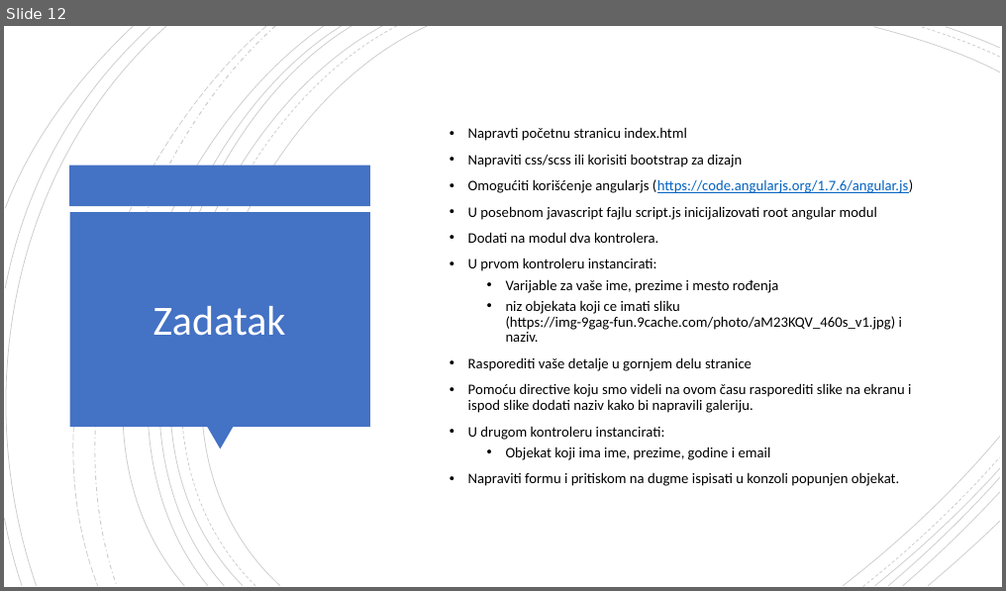
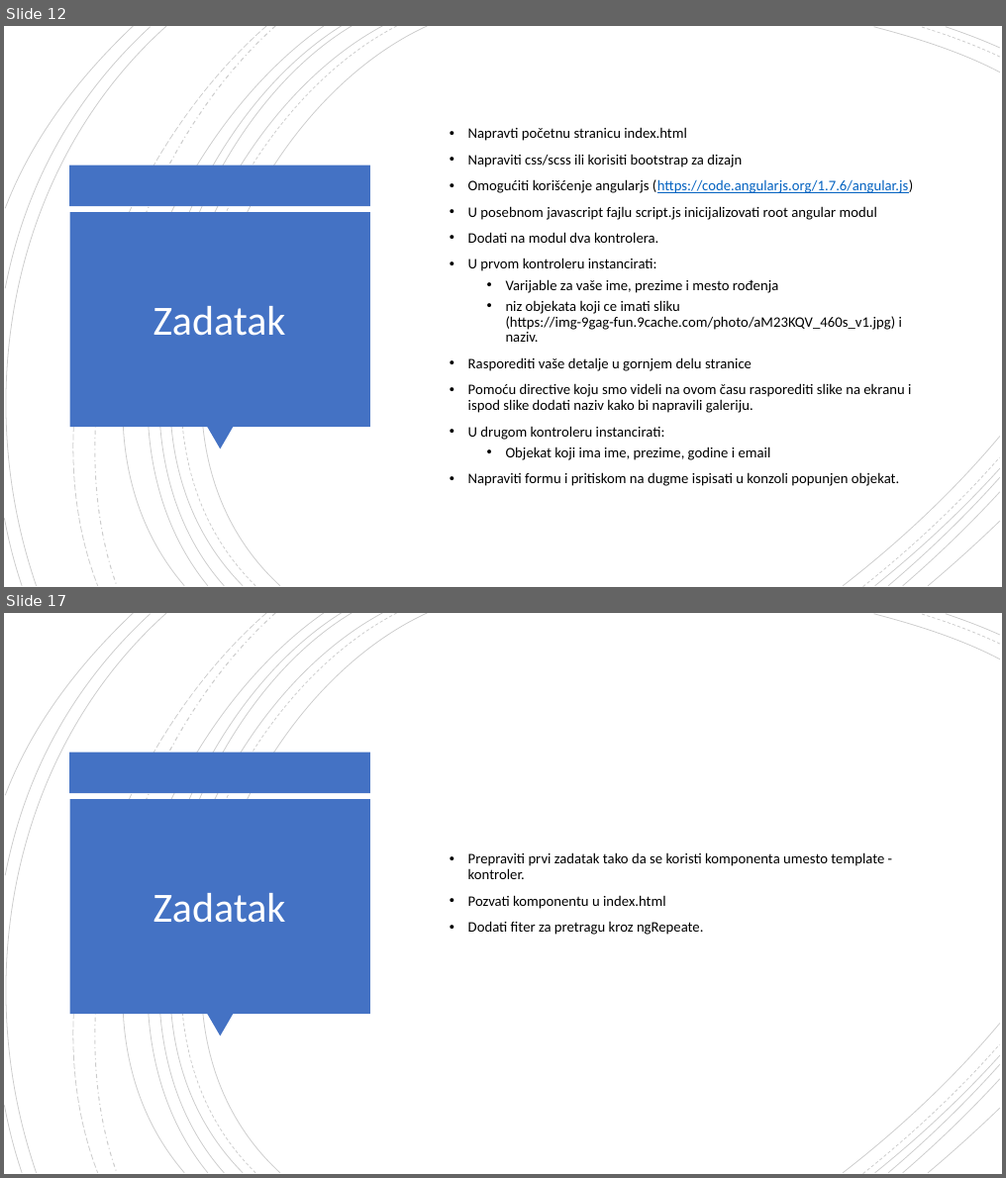
Before and after one commit to daniloMogin/kurs, a slide deck: AngularJS.pptx. Shown one above the other, each under a label of ours: slide 12 before the commit, slides 12 and 17 after it; the slides between them are not shown. The pictures are 1006x591 and 1006x1178 pixels, drawn with LibreOffice and Linux fonts; fonts in the diff are those of the drawing. Boxes give left, top, right and bottom in pixels: in the first picture for what was removed or moved away, otherwise in the second. Text is boxed around its words. In the diff, an @@ line names an element or a change of style, - is before the commit and + after.

```diff
--- a/AngularJS.pptx
+++ b/AngularJS.pptx
@@ slide 17 added at [4, 613, 1002, 1174], background #FFFFFF @@
@@ group added at [4, 613, 1000, 1174]: 21 freeform shapes @@
@@ rectangle added at [70, 753, 371, 793], fill #4472C4 @@
@@ rectangle added at [70, 799, 370, 1014], fill #4472C4 @@
@@ text added at [468, 853, 884, 935], 14 pt, text #000000 @@
+• Prepraviti prvi zadatak tako da se koristi komponenta umesto template - kontroler.
+• Pozvati komponentu u index.html
+• Dodati fiter za pretragu kroz ngRepeate.
@@ title added at [153, 893, 286, 923], 40 pt, text #FFFFFF @@
+Zadatak
@@ triangle added at [207, 1014, 233, 1037], fill #4472C4 @@
```
Also in this commit, not shown: 1 slide changed, 3 other slides added, 2 slides removed, 10 other files.
